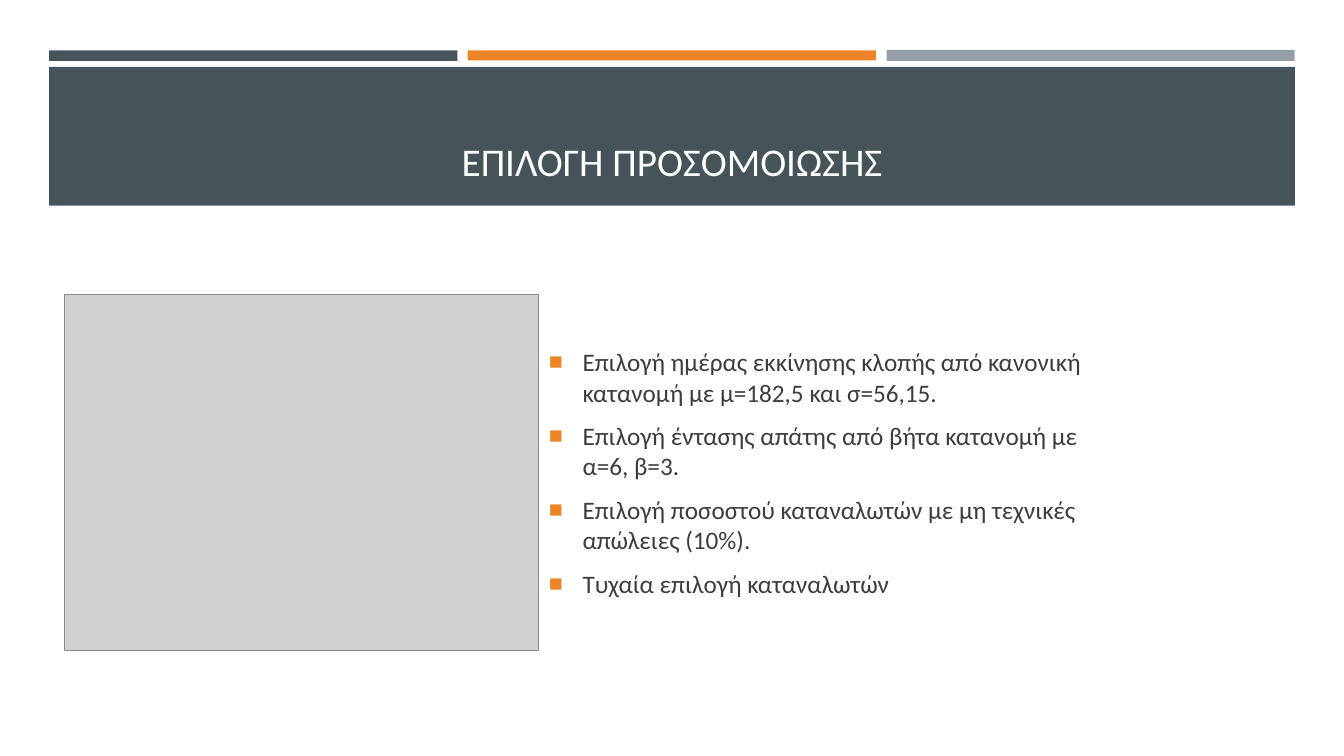
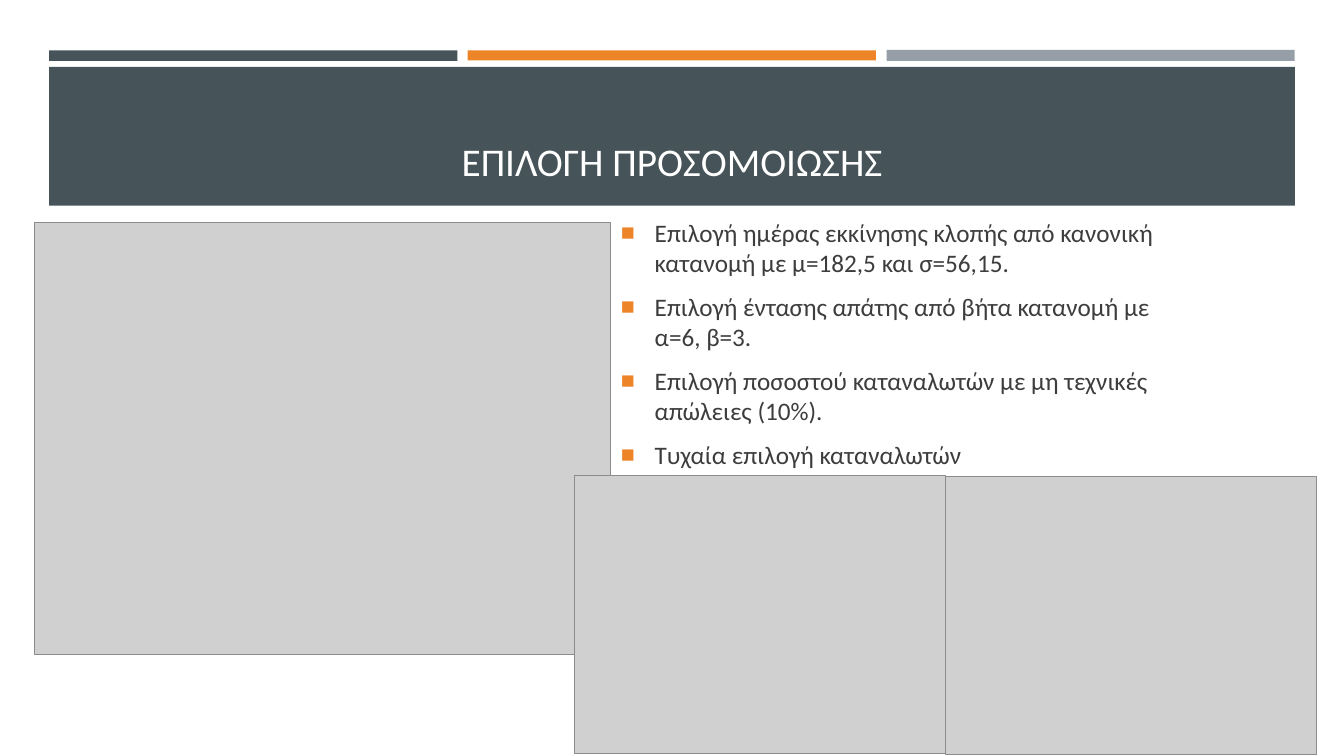
Before and after one commit to thanmitsel/Theft-detection, a slide deck: slide 6 of LateX/Presentation/Ανιχνευση μη τεχνικων απωλειων με συστηματα μηχανικης μαθησης.pptx. Drawn at 1344x756 pixels with LibreOffice and Linux fonts; fonts in the diff are those of the drawing; grey boxes stand for pictures. Boxes give left, top, right and bottom in pixels: in the first picture for what was removed or moved away, otherwise in the second. Text is boxed around its words. In the diff, an @@ line names an element or a change of style, - is before the commit and + after.

```diff
--- a/LateX/Presentation/Ανιχνευση μη τεχνικων απωλειων με συστηματα μηχανικης μαθησης.pptx
+++ b/LateX/Presentation/Ανιχνευση μη τεχνικων απωλειων με συστηματα μηχανικης μαθησης.pptx
@@ text "Επιλογή ημέρας εκκίνησης κλοπής από ...": place and size @@
-text "Επιλογή ημέρας εκκίνησης κλοπής από ..." at (583,353,1081,597)
+text "Επιλογή ημέρας εκκίνησης κλοπής από ..." at (655,224,1153,468)
@@ picture: place and size @@
-picture at (65,294,539,650)
+picture at (34,223,611,655)
@@ picture added at (575,476,946,754) @@
@@ picture added at (946,477,1317,755) @@
```
Also in this commit, not shown: 5 other slides changed, 1 slide added, 8 other files.
